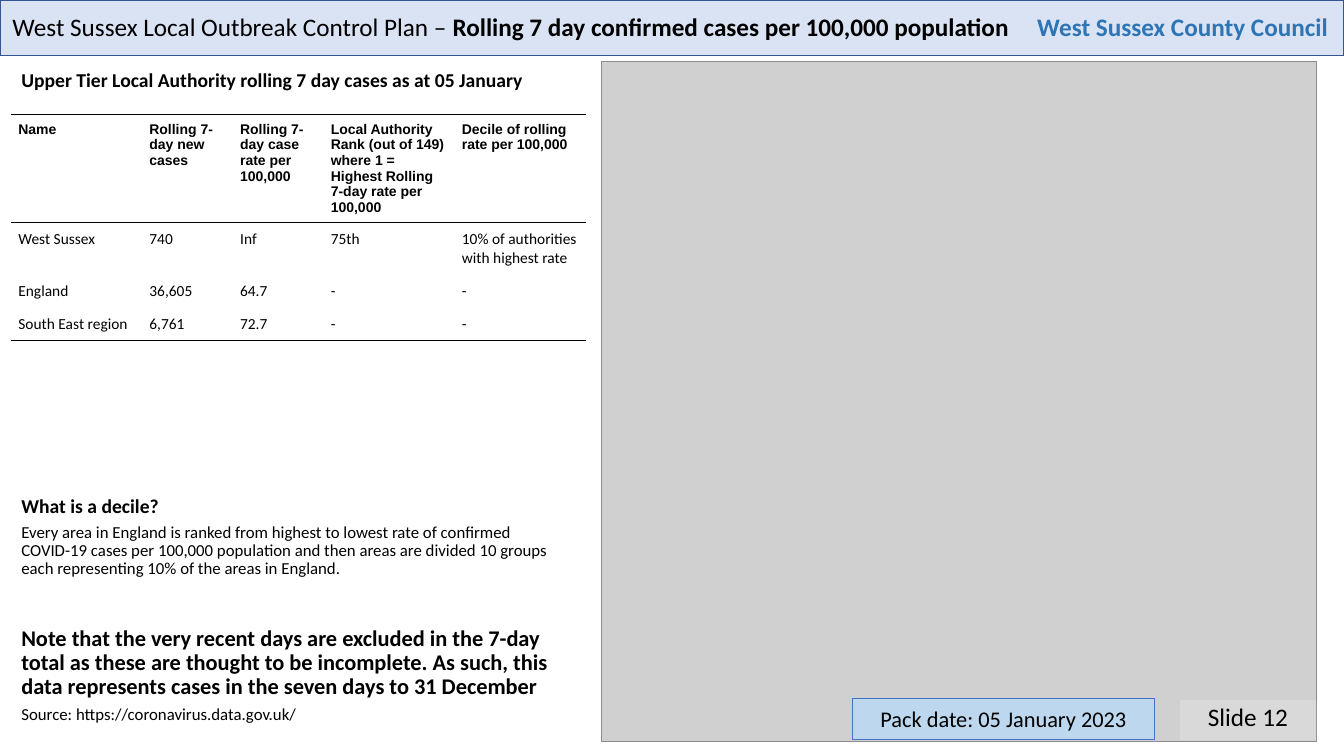
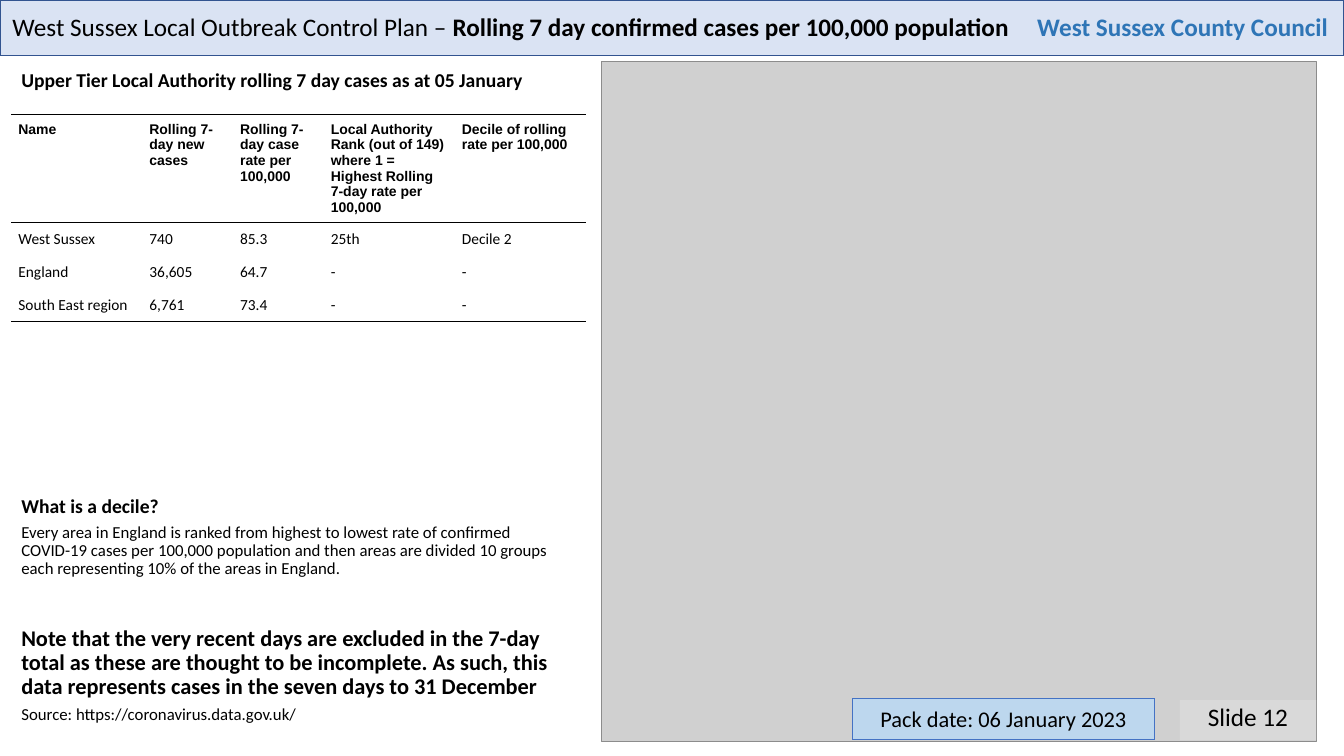
Before and after one commit to psychty/wsx_covid_datapack_public, a slide deck: slide 12 of Latest_West_Sussex_C19_slide_deck.pptx. Drawn at 1344x756 pixels with LibreOffice and Linux fonts; fonts in the diff are those of the drawing; grey boxes stand for pictures. Boxes give left, top, right and bottom in pixels: in the first picture for what was removed or moved away, otherwise in the second. Text is boxed around its words. In the diff, an @@ line names an element or a change of style, - is before the commit and + after.

```diff
--- a/Latest_West_Sussex_C19_slide_deck.pptx
+++ b/Latest_West_Sussex_C19_slide_deck.pptx
@@ table at <box>11,115,586,394</box> @@
-row 2: West Sussex | 740 | Inf | 75th | 10% of authorities with highest rate
+row 2: West Sussex | 740 | 85.3 | 25th | Decile 2
-row 4, column 3: 72.7
+row 4, column 3: 73.4
@@ text in rectangle at <box>880,711,1126,731</box>: text changed @@
-Pack date: 05 January 2023
+Pack date: 06 January 2023
```
Also in this commit, not shown: 21 other slides changed, 23 other files.
